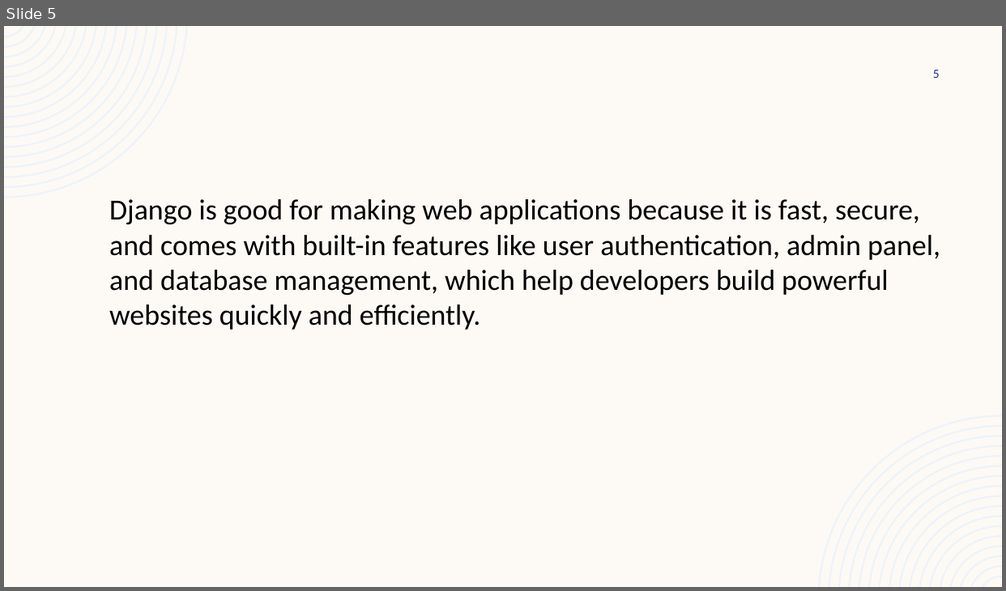
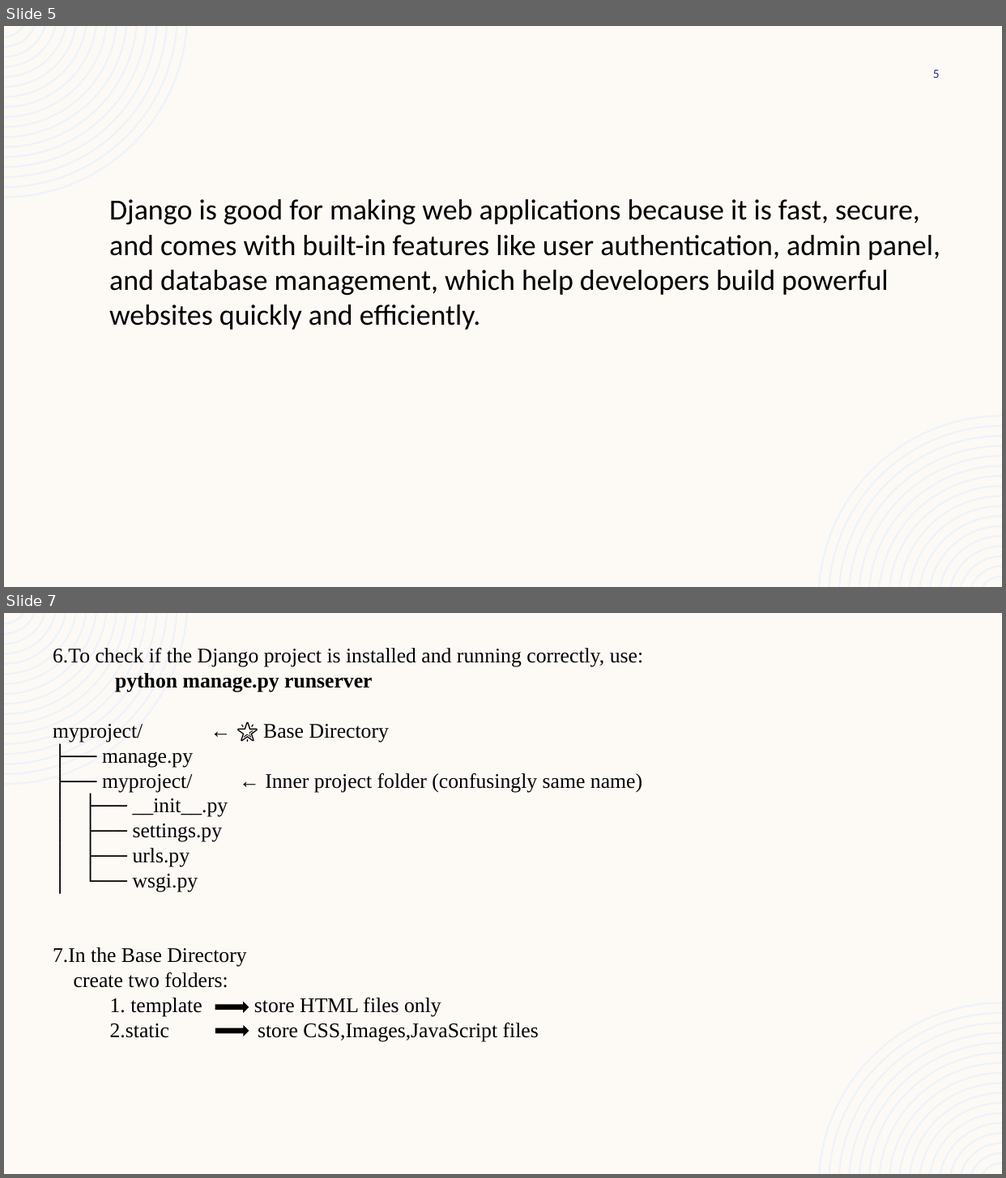
Before and after one commit to akshara2207/MCA, a slide deck: DJANGO.pptx. Shown one above the other, each under a label of ours: slide 5 before the commit, slides 5 and 7 after it; the slides between them are not shown. The pictures are 1006x591 and 1006x1178 pixels, drawn with LibreOffice and Linux fonts; fonts in the diff are those of the drawing. Boxes give left, top, right and bottom in pixels: in the first picture for what was removed or moved away, otherwise in the second. Text is boxed around its words. In the diff, an @@ line names an element or a change of style, - is before the commit and + after.

```diff
--- a/DJANGO.pptx
+++ b/DJANGO.pptx
@@ slide 7 added at [4,613,1002,1174], background #FDFAF6; not listed: 2 template elements that a slide beside it also shows @@
@@ text added at [53,648,643,1041], 20 pt, text #000000 @@
+6.To check if the Django project is installed and running correctly, use:
+python manage.py runserver
+myproject/ ← 🌟 Base Directory
+├── manage.py
+├── myproject/ ← Inner project folder (confusingly same name)
+│ ├── __init__.py
+│ ├── settings.py
+│ ├── urls.py
+│ └── wsgi.py
+7.In the Base Directory
+create two folders:
+1. template store HTML files only
+2.static store CSS,Images,JavaScript files
@@ right arrow added at [216,1003,248,1012], fill #000000, outline #000000 1 pt @@
@@ right arrow added at [216,1026,248,1035], fill #000000, outline #000000 1 pt @@
```
Also in this commit, not shown: 1 slide changed, 5 other slides added.
